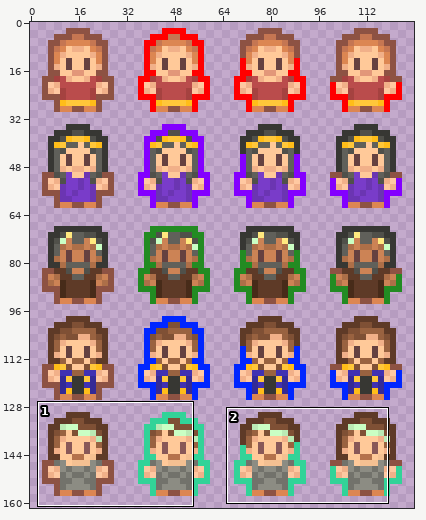
Two states of a sprite sheet, assets/spritesheet/wizards.png. Above: a wide view before the commit, with the close-up outlined.
Close-up. Before the edit:
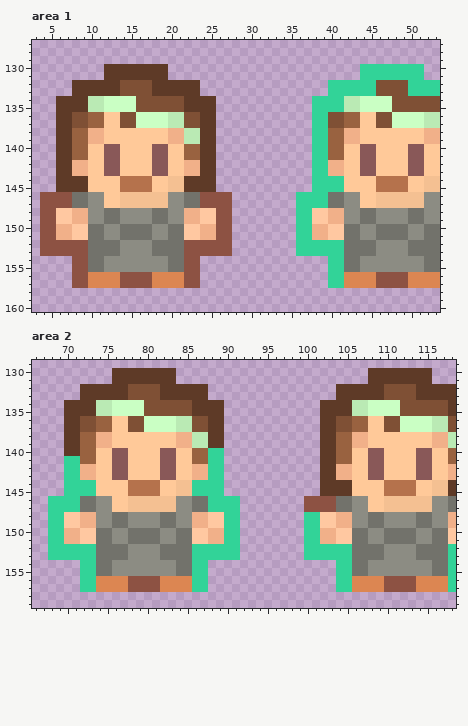
The file is 128x256 pixels. Colours within 5 levels of each other are drawn and written as one. Shown: area 1: x 3..53, y 127..160; area 2: x 66..118, y 129..159. The wide view leaves out empty margins. The commit also changed other parts of the picture, which this record leaves out.
After:
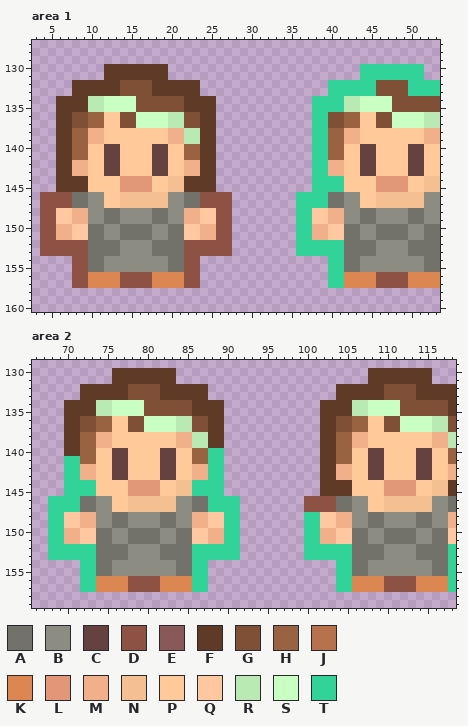
Palette (. is transparent): A #72726b  B #8c8c83  C #654140  D #8d5243  E #895858  F #5e3a27  G #7f5035  H #996240  J #b5724c  K #dc8652  L #e29779  M #f1b089  N #f4c092  P #ffc999  Q #ffc8a1  R #baeab4  S #caffc4  T #32d398
Diff:
--- area 1
@@ x 3..53 @@
 139 ...FFHHMMPPPPPPPPMMRRFF............TTHHMMPPPPPPPPMM
-140 ...FFHHPPEEPPPPEEPPHHFF............TTHHPPEEPPPPEEPP
-141 ...FFHHPPEEPPPPEEPPHHFF............TTHHPPEEPPPPEEPP
-142 ...FFMMPPEEPPPPEEPPMMFF............TTMMPPEEPPPPEEPP
-143 ...FFMMPPEEPPPPEEPPMMFF............TTMMPPEEPPPPEEPP
-144 ...FFFFPPPPJJJJPPNNFFFF............TTTTPPPPJJJJPPNN
-145 ...FFFFPPPPJJJJPPNNFFFF............TTTTPPPPJJJJPPNN
+140 ...FFHHPPCCPPPPCCPPHHFF............TTHHPPCCPPPPCCPP
+141 ...FFHHPPCCPPPPCCPPHHFF............TTHHPPCCPPPPCCPP
+142 ...FFMMPPCCPPPPCCPPMMFF............TTMMPPCCPPPPCCPP
+143 ...FFMMPPCCPPPPCCPPMMFF............TTMMPPCCPPPPCCPP
+144 ...FFFFPPPPLLLLPPNNFFFF............TTTTPPPPLLLLPPNN
+145 ...FFFFPPPPLLLLPPNNFFFF............TTTTPPPPLLLLPPNN
 146 .DDDDAABBPPNNNNNNBBAADDDD........TTTTAABBPPNNNNNNBB
--- area 2
@@ x 66..118 @@
 139 ....FFHHMMPPPPPPPPMMRRFF............FFHHMMPPPPPPPPMMR
-140 ....FFHHPPEEPPPPEEPPHHTT............FFHHPPEEPPPPEEPPH
-141 ....TTHHPPEEPPPPEEPPHHTT............FFHHPPEEPPPPEEPPH
-142 ....TTMMPPEEPPPPEEPPMMTT............FFMMPPEEPPPPEEPPM
-143 ....TTMMPPEEPPPPEEPPMMTT............FFMMPPEEPPPPEEPPM
-144 ....TTTTPPPPJJJJPPNNTTTT............FFFFPPPPJJJJPPNNF
-145 ....TTTTPPPPJJJJPPNNTTTT............FFFFPPPPJJJJPPNNF
+140 ....FFHHPPCCPPPPCCPPHHTT............FFHHPPCCPPPPCCPPH
+141 ....TTHHPPCCPPPPCCPPHHTT............FFHHPPCCPPPPCCPPH
+142 ....TTMMPPCCPPPPCCPPMMTT............FFMMPPCCPPPPCCPPM
+143 ....TTMMPPCCPPPPCCPPMMTT............FFMMPPCCPPPPCCPPM
+144 ....TTTTPPPPLLLLPPNNTTTT............FFFFPPPPLLLLPPNNF
+145 ....TTTTPPPPLLLLPPNNTTTT............FFFFPPPPLLLLPPNNF
 146 ..TTTTAABBPPNNNNNNBBAATTTT........DDDDAABBPPNNNNNNBBA
Changed places in both close-ups, as pixel boxes (x1, y1, x2, y2):
changed: (104, 144, 168, 192)
changed: (360, 144, 424, 192)
changed: (112, 448, 176, 496)
changed: (368, 448, 432, 496)
